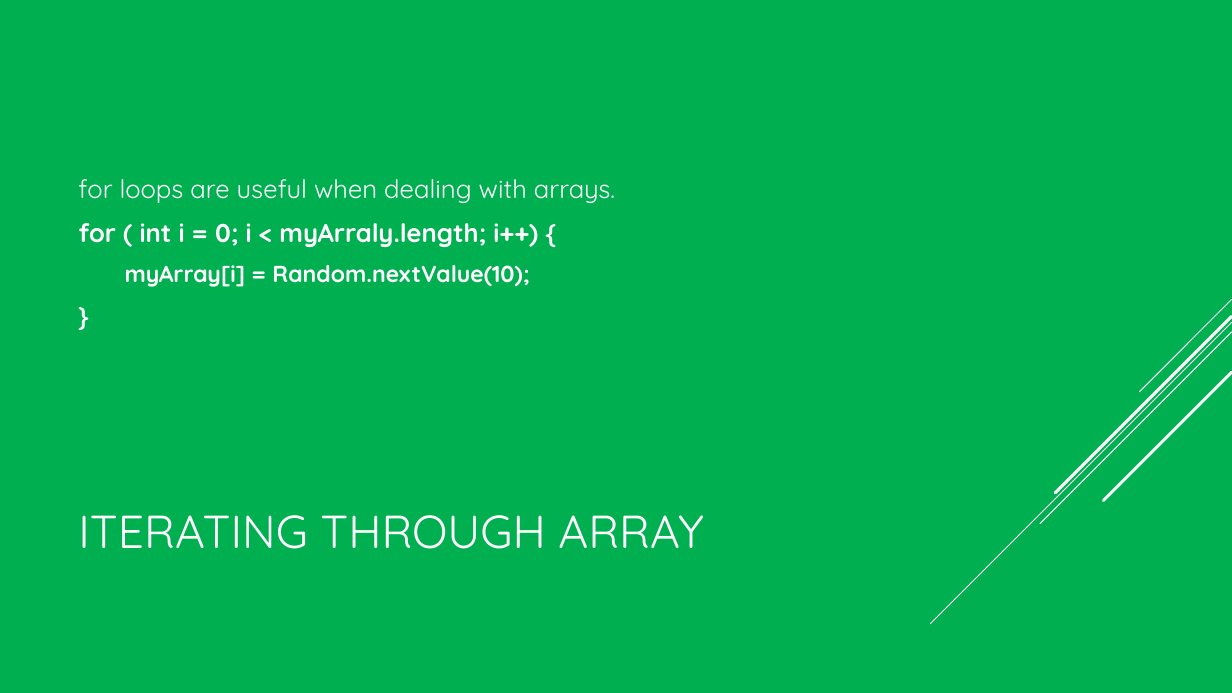
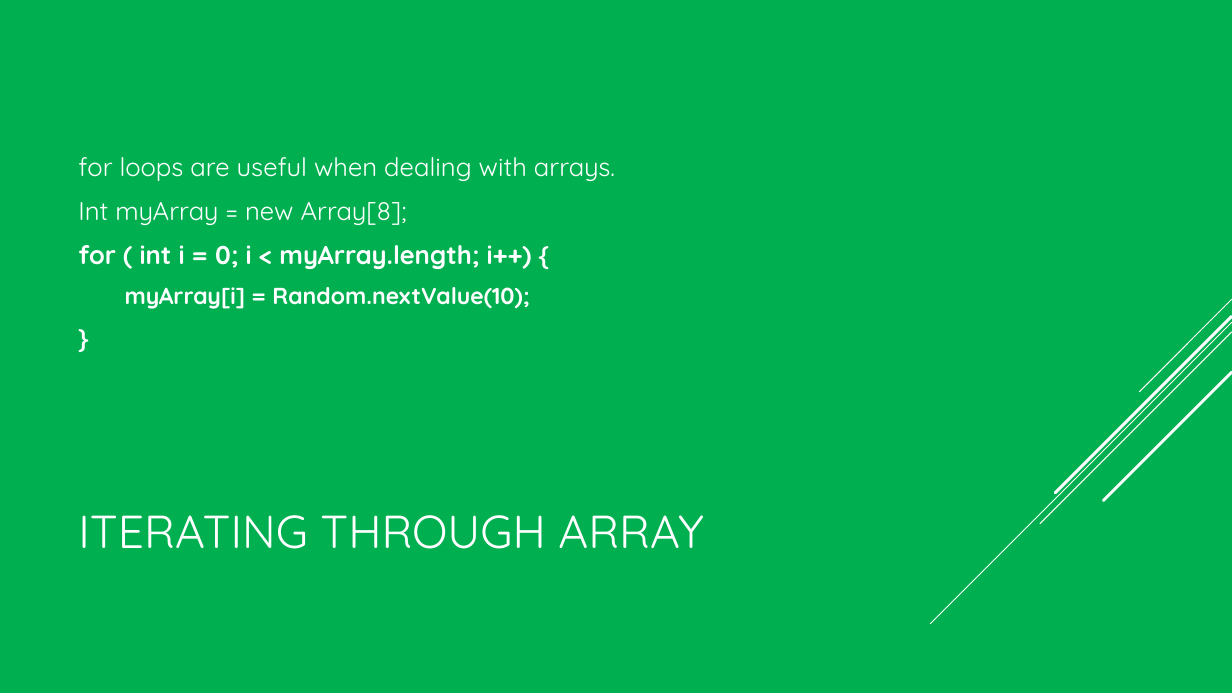
Before and after one commit to VeerababuK/Core-Java, a slide deck: slide 28 of Core java.pptx. Drawn at 1232x693 pixels with LibreOffice and Linux fonts; fonts in the diff are those of the drawing. Boxes give left, top, right and bottom in pixels: in the first picture for what was removed or moved away, otherwise in the second. Text is boxed around its words. In the diff, an @@ line names an element or a change of style, - is before the commit and + after.

```diff
--- a/Core java.pptx
+++ b/Core java.pptx
@@ text at (78,202,532,269): text changed @@
-for ( int i = 0; i < myArraly.length; i++) {
+Int myArray = new Array[8];
+for ( int i = 0; i < myArray.length; i++) {
```
Also in this commit, not shown: 7 other slides changed, 17 other files.
